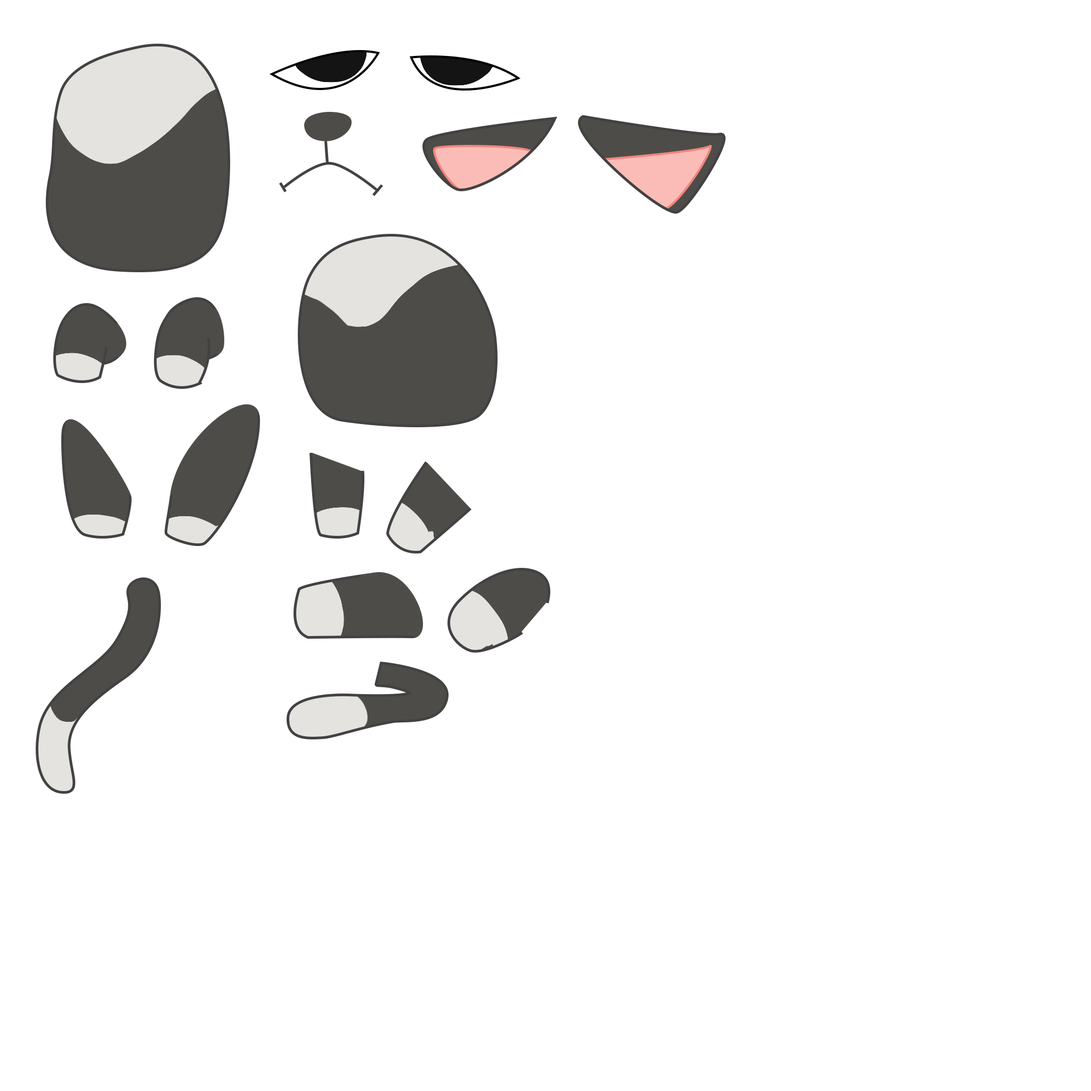
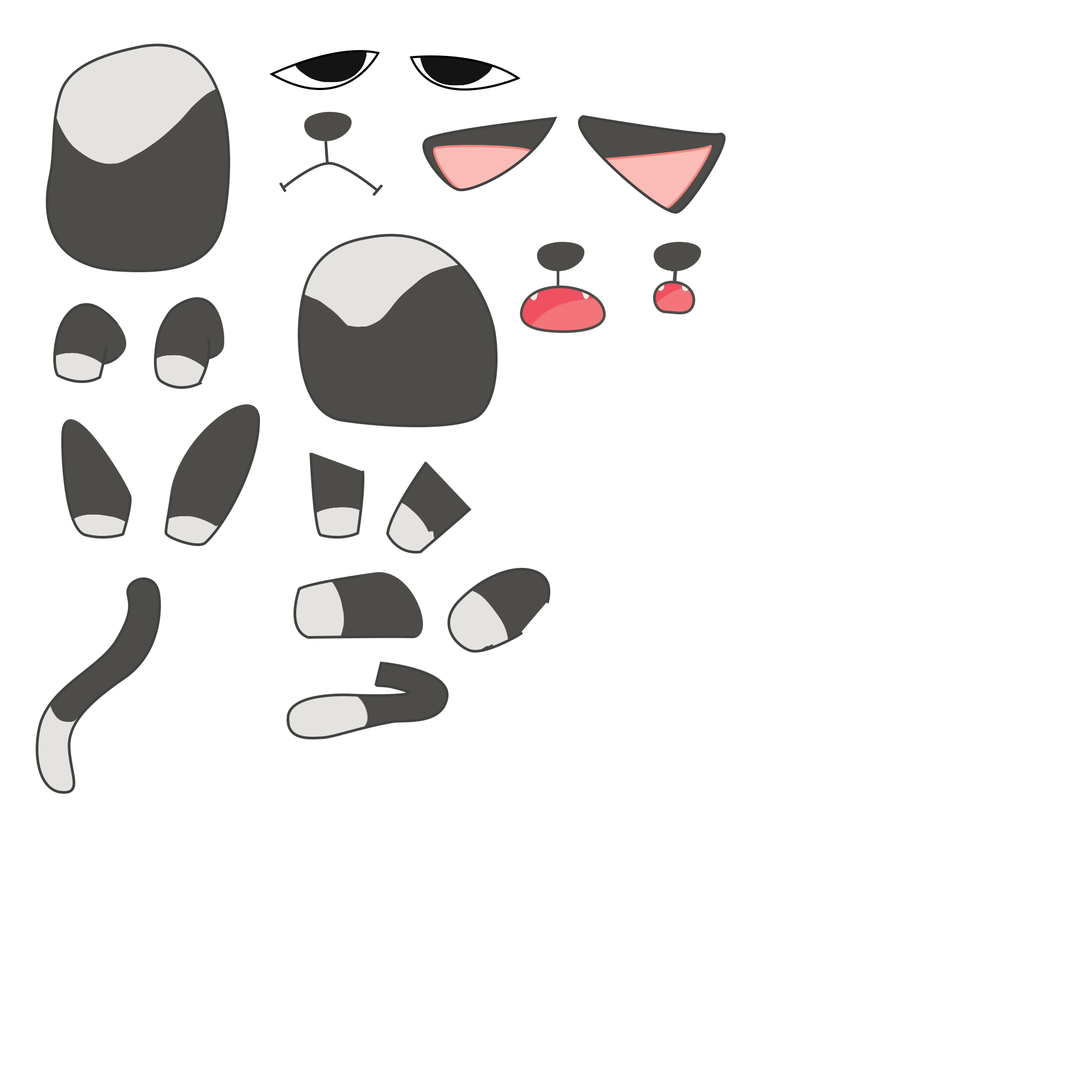
Comparing the layer stacks of the two 1091×1091 images. Changes:
added layer "Layer 23 copy" above "Layer 25" over 653, 241, 702, 288
added layer "Layer 25" above "Layer 23" over 653, 280, 696, 315
added layer "Layer 23" above "cat tired" over 520, 241, 606, 334
